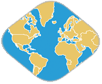
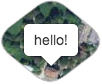
The second 102px x 84px image is a revision of the first. Changes to its layers:
showed "Layer 14" over [1, 1, 100, 82]
renamed "Layer 18" to "Layer 22", hid it, painted on it over [1, 1, 100, 82]
